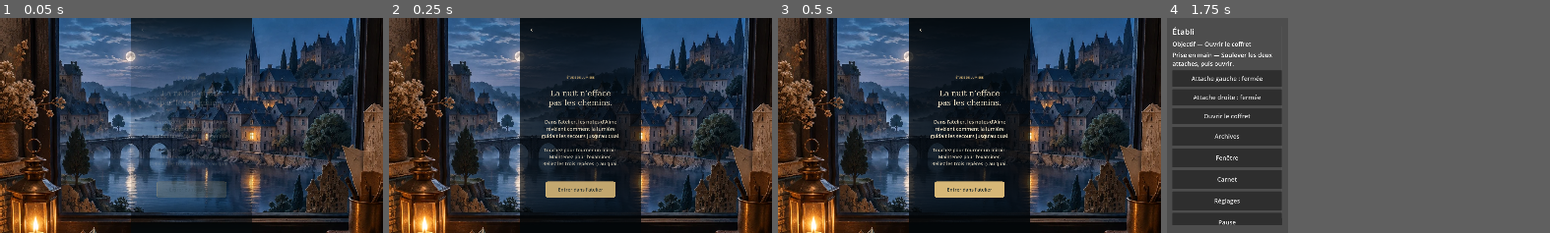
Above: before the commit, frames 1-4 (left to right).
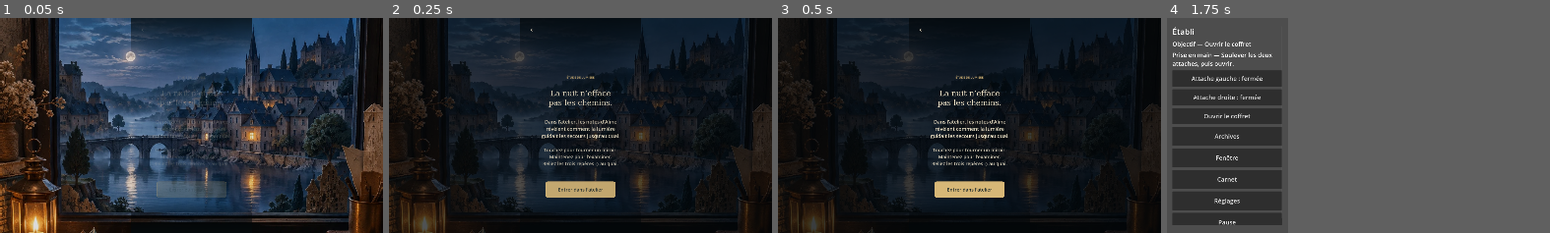
Above: after the commit, the same moments.

Repository: ln549283/project_4
Game: Godot game, scene res://scenes/slice/lantern.tscn
The game is run twice, just before and just after one commit, with the same random seed, the same clock (stepped at 60 frames per second) and the same inputs. This scene is started directly instead of the project's main scene.
Inputs:
- Up to frame 1 (0.05 s): no input
- Up to frame 2 (0.25 s): no input
- Up to frame 3 (0.5 s): no input
- Up to frame 4 (1.75 s): click "‹" at 0.5 s; click "Nouvelle partie" at 1.25 s

The runs differ from the first frame. In frame 1, 1.4% of the frame differs, in the area x 0-96%, y 6-100%; in frame 2, 51%; in frame 3, 53%, in the area x 0-100%, y 0-100%; in frame 4, nothing differs.

Commit message:
Cover the complete viewport during narrative and exit fades

Diff:
--- a/src/slice/lantern_slice.gd
+++ b/src/slice/lantern_slice.gd
@@ -152,7 +152,7 @@
  hud.visible=false
  board.visible=false
  modal=Control.new();modal.size=Vector2(1080,1920);canvas.add_child(modal)
- var shade:=ColorRect.new();shade.color=Color(.01,.025,.035,.78);shade.size=modal.size
+ var shade:=ColorRect.new();shade.color=Color(.01,.025,.035,.78);shade.size=size/canvas.scale;shade.position=-canvas.position/canvas.scale
  modal.add_child(shade)
  modal.add_child(_button("‹",Rect2(30,28,148,144),func():
   if begun and not finished:_close_modal()
@@ -314,7 +314,7 @@
  board.set_enabled(false)
  if reduced:
   Session.navigate("s02" if campaign_mode else "s00",false);return
- var fade:=ColorRect.new();fade.color=Color(0,0,0,0);fade.size=Vector2(1080,1920);canvas.add_child(fade)
+ var fade:=ColorRect.new();fade.color=Color(0,0,0,0);fade.size=size/canvas.scale;fade.position=-canvas.position/canvas.scale;canvas.add_child(fade)
  var tween:=create_tween();tween.tween_property(fade,"color:a",1.0,.24)
  tween.parallel().tween_property(audio.music,"volume_db",-80.0,.24)
  tween.parallel().tween_property(audio.ambience,"volume_db",-80.0,.24)
